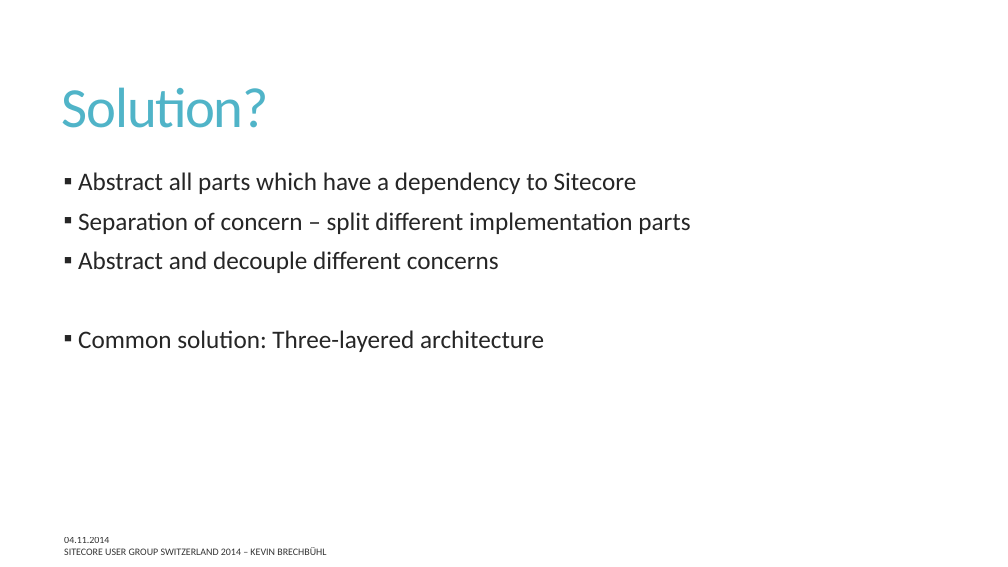
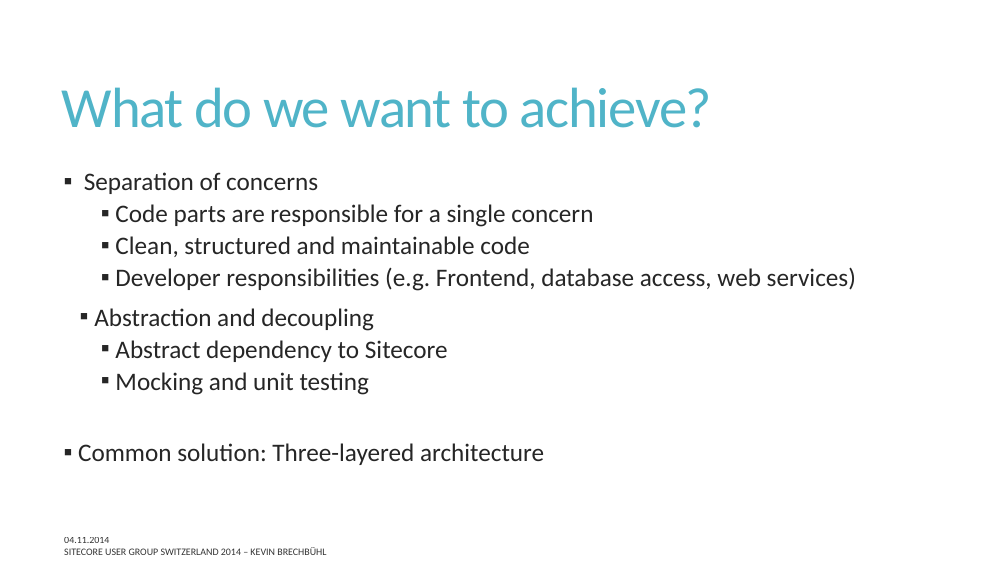
Before and after one commit to SUGCH/ThreeLayeredArchitectureWithSitecore, a slide deck: slide 5 of doc/ThreeLayeredArchitectureWithSitecore.pptx. Drawn at 1008x567 pixels with LibreOffice and Linux fonts; fonts in the diff are those of the drawing. Boxes give left, top, right and bottom in pixels: in the first picture for what was removed or moved away, otherwise in the second. Text is boxed around its words. In the diff, an @@ line names an element or a change of style, - is before the commit and + after.

```diff
--- a/doc/ThreeLayeredArchitectureWithSitecore.pptx
+++ b/doc/ThreeLayeredArchitectureWithSitecore.pptx
@@ title at box(62, 87, 713, 128): text changed @@
-Solution?
+What do we want to achieve?
@@ text at box(84, 172, 856, 395): text changed @@
-▪ Abstract all parts which have a dependency to Sitecore
-▪ Separation of concern – split different implementation parts
-▪ Abstract and decouple different concerns
+▪ Separation of concerns
+  ▪ Code parts are responsible for a single concern
+  ▪ Clean, structured and maintainable code
+  ▪ Developer responsibilities (e.g. Frontend, database access, web services)
+▪ Abstraction and decoupling
+  ▪ Abstract dependency to Sitecore
+  ▪ Mocking and unit testing
```
Also in this commit, not shown: 8 other slides changed.
